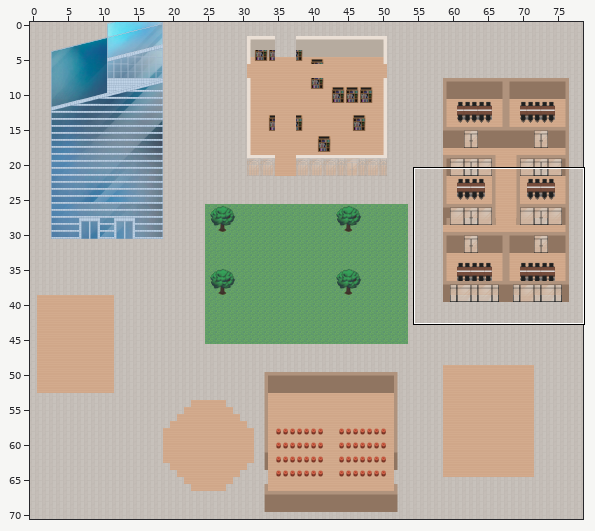
Level history. Tiled map (JSON): v1-wa-st-gobain.tmj. Above, an overview of the earlier version with the close-up marked.
Close-up. The starting point:
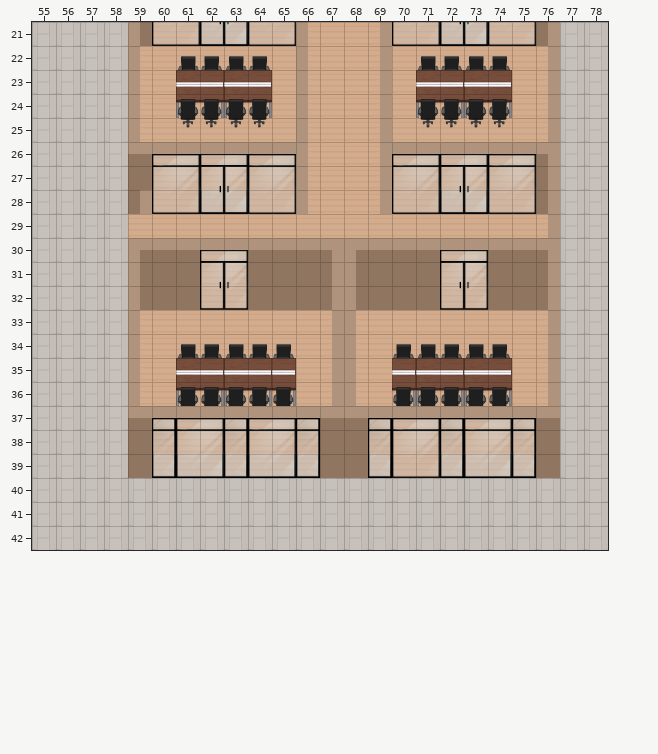
Cells are 32x32 px. Shown: x 55..78, y 21..42. The commit also changed other parts of the map, which this record leaves out.
After:
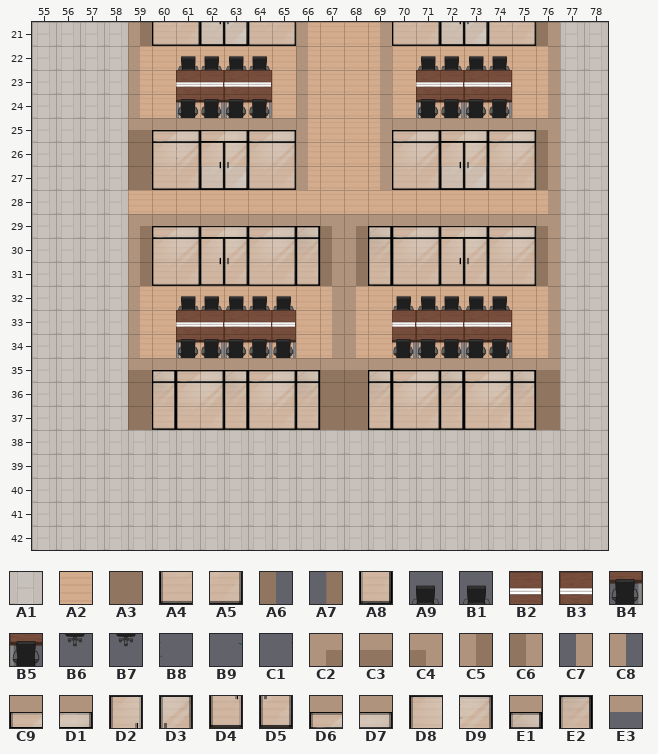
Key: from "Chunk 1": A1 2, A2 3; from "Chunk 2": A3 255; from "Chunk 3": A4 8, A5 9, A6 13, A7 14, A8 21, A9 51, B1 52, B2 53, B3 54, B4 55, B5 56, B6 57, B7 58, B8 88, B9 89, C1 90, C2 93, C3 94, C4 95, C5 96, C6 97, C7 98, C8 99, C9 102, D1 103, D2 104, D3 105, D4 106, D5 107, D6 113, D7 114, D8 120, D9 121, E1 122, E2 123, E3 127.
__ is an empty cell.
Tiles replaced or removed in this view: A2, A3, A4, A5, A6, A7, A8, A9, B1, B2, B3, B4, B5, B6, B7, C2, C3, C4, C5, C6, C7, C8, C9, D1, D2, D3, D4, D5, D6, D7, D8, D9, E1, E2, E3.
See-through tiles are keyed as they look on the map.
The edit:
Changed rows in their new state; .. is an unchanged cell.
Layer "floor/floor1":
first column x 59:
38 A1 A1 A1 A1 A1 A1 A1 A1 A1 A1 A1 A1 A1 A1 A1 A1 A1 A1
39 A1 A1 A1 A1 A1 A1 A1 A1 A1 A1 A1 A1 A1 A1 A1 A1 A1 A1
Layer "walls/walls1":
first column x 59:
27 .. A4 A5 A4 A5 A4 A5 .. .. .. .. A4 A5 A4 A5 A4 A5 ..
28 __ __ __ __ __ __ __ __ .. .. __ __ __ __ __ __ __ __
31 .. A4 A5 D4 D5 A4 A5 A8 .. .. A8 A4 A5 D4 D5 A4 A5 ..
32 .. __ __ .. .. __ __ __ __ __ __ __ __ .. .. __ __ ..
first column x 59:
37 A3 A8 A4 A5 A8 A4 A5 A8 A3 A3 A8 A4 A5 A8 A4 A5 A8 A3
39 __ __ __ __ __ __ __ __ __ __ __ __ __ __ __ __ __ __
Layer "furniture/furniture1":
first column x 61:
32 B1 A9 B1 A9 A9 .. .. .. .. A9 B1 A9 B1 A9
33 B3 B2 B3 B2 B2 .. .. .. .. B2 B3 B2 B3 B2
34 B5 B4 B5 B4 B4 .. .. .. .. B4 B5 B4 B5 B4
35 B7 B6 B7 B6 B6 .. .. .. .. B6 B7 B6 B7 B6
36 __ __ __ __ __ .. .. .. .. __ __ __ __ __
37 __ __ __ __ __ .. .. .. .. __ __ __ __ __
Layer "furniture/furniture2":
first column x 61:
26 B8
first column x 59:
36 .. .. B8 .. .. .. .. .. .. .. .. .. .. .. .. B9
37 C1 .. .. .. .. .. .. .. .. .. .. .. .. .. .. ..
Layer "above/above1":
first column x 59:
25 C3 D6 D7 C9 D1 D6 D7 .. .. .. .. D6 D7 C9 D1 D6 D7 C4
26 A3 D8 D9 D2 D3 D8 D9 .. .. .. .. D8 D9 D2 D3 D8 D9 C6
27 .. __ __ D4 D5 __ __ .. .. .. .. __ __ D4 D5 __ __ ..
28 __ .. .. __ __ .. .. __ .. .. __ .. .. __ __ .. .. C7
29 C2 D6 D7 C9 D1 D6 D7 E1 C4 C2 E1 D6 D7 C9 D1 D6 D7 C4
30 C5 D8 D9 D2 D3 D8 D9 E2 C6 C5 E2 D8 D9 D2 D3 D8 D9 C6
31 .. __ __ __ __ __ __ __ .. .. __ __ __ __ __ __ __ ..
32 C8 .. .. __ __ .. .. .. .. .. .. .. .. __ __ .. .. C7
35 C3 E1 D6 D7 E1 D6 D7 E1 C3 C3 E1 D6 D7 E1 D6 D7 E1 C3
36 A3 E2 D8 D9 E2 D8 D9 E2 A3 A3 E2 D8 D9 E2 D8 D9 E2 A3
37 __ __ __ __ __ __ __ __ __ __ __ __ __ __ __ __ __ __
38 __ __ __ __ __ __ __ __ __ __ __ __ __ __ __ __ __ __
39 .. __ __ __ __ __ __ __ .. .. __ .. .. __ __ __ __ ..
Layer "above/above2":
first column x 60:
25 E3 E3 E3 E3 E3 E3 .. .. .. .. E3 E3 E3 E3 E3 E3
26 __ __ __ __ __ __ .. .. .. .. __ __ __ __ __ __
29 E3 E3 E3 E3 E3 E3 E3 .. .. E3 E3 E3 E3 E3 E3 E3
30 .. .. __ __ .. .. .. .. .. .. .. .. __ __ .. ..
first column x 60:
35 E3 E3 E3 E3 E3 E3 E3 .. .. E3 E3 E3 E3 E3 E3 E3
37 __ __ __ __ __ __ __ .. .. __ __ __ __ __ __ __
Boxes around the changes in both close-ups, in picture pixels (x1, y1, x2, y2):
changed: (128, 118, 560, 478)
